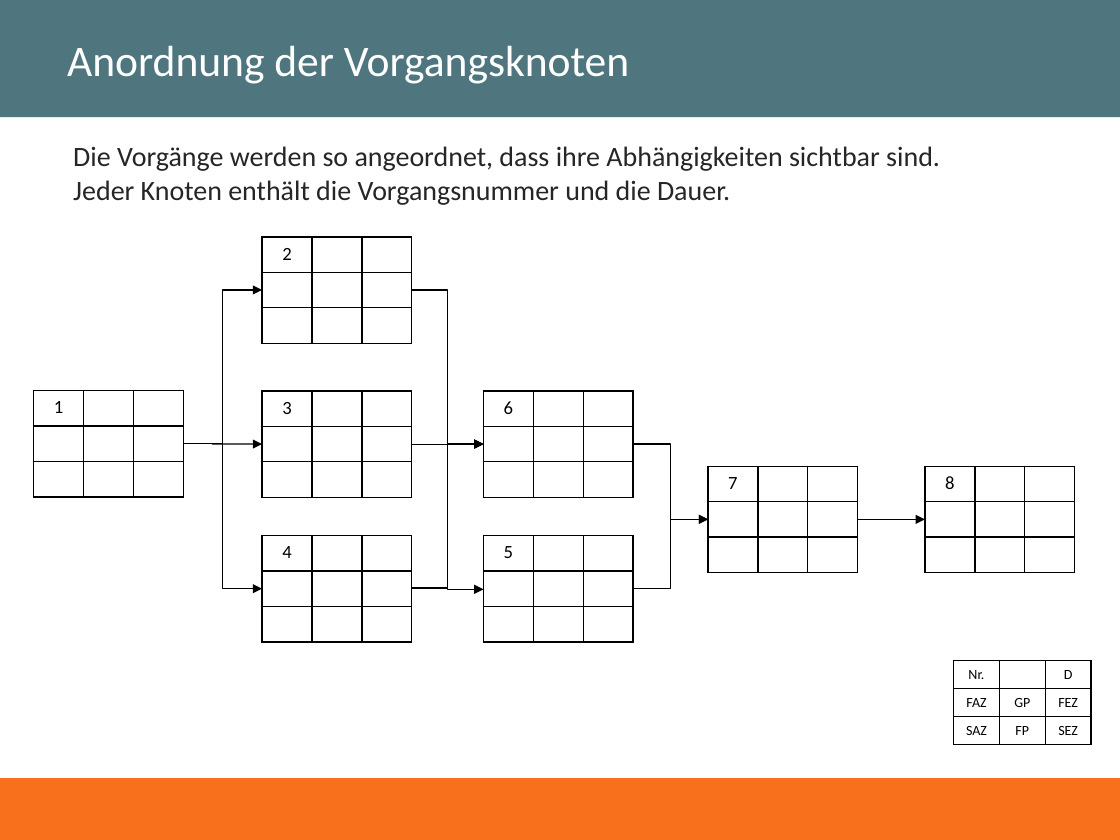
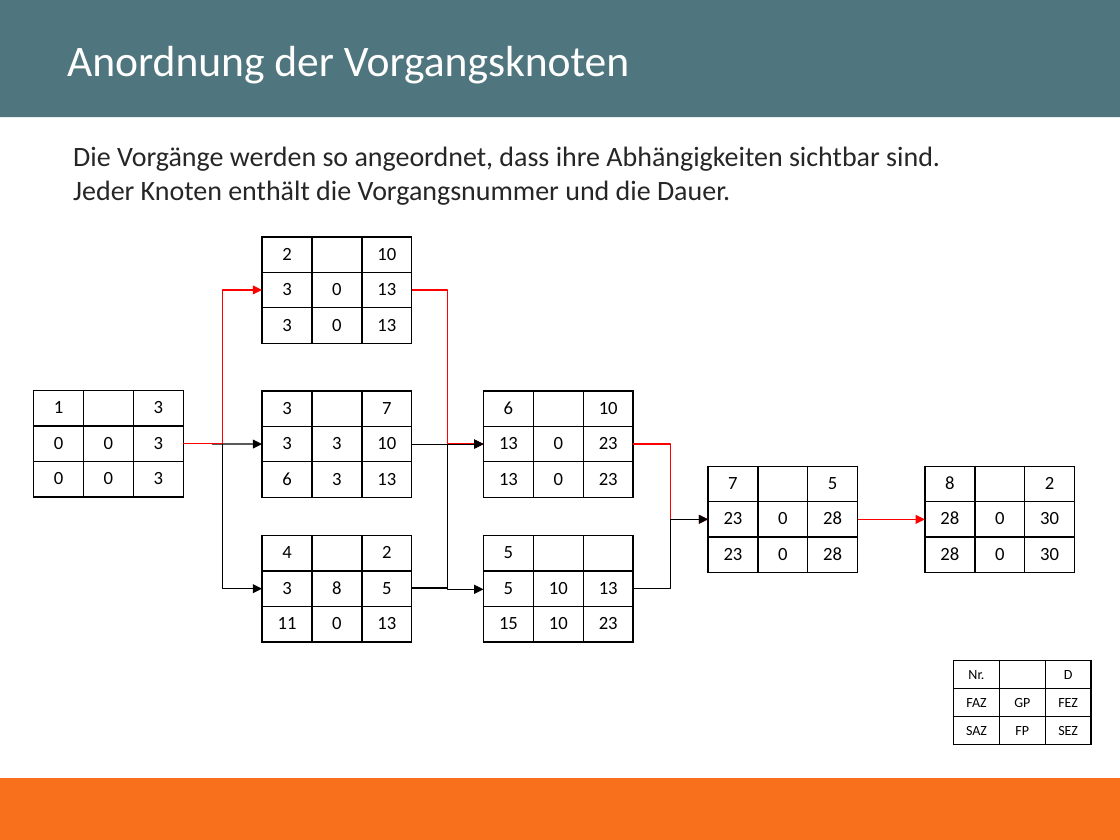
Before and after one commit to Matz21X/2023_24_4BHITS, a slide deck: slide 4 of ITP/Theorie/Uebung-Netzplantechnik-Aufgabenstellung.pptx. Drawn at 1120x840 pixels with LibreOffice and Linux fonts; fonts in the diff are those of the drawing. Boxes give left, top, right and bottom in pixels: in the first picture for what was removed or moved away, otherwise in the second. Text is boxed around its words. In the diff, an @@ line names an element or a change of style, - is before the commit and + after.

```diff
--- a/ITP/Theorie/Uebung-Netzplantechnik-Aufgabenstellung.pptx
+++ b/ITP/Theorie/Uebung-Netzplantechnik-Aufgabenstellung.pptx
@@ table at [262, 236, 413, 343] @@
-row 1, column 3: 
+row 1, column 3: 10
-row 2:  |  | 
+row 2: 3 | 0 | 13
-row 3:  |  | 
+row 3: 3 | 0 | 13
@@ elbow arrow (184, 444) - (262, 290): stroke #000000 0.75 pt to #FF0000 0.75 pt @@
@@ elbow arrow (412, 290) - (484, 444): stroke #000000 0.75 pt to #FF0000 0.75 pt @@
@@ table at [34, 391, 185, 497] @@
-row 1, column 3: 
+row 1, column 3: 3
-row 2:  |  | 
+row 2: 0 | 0 | 3
-row 3:  |  | 
+row 3: 0 | 0 | 3
@@ table at [262, 391, 413, 497] @@
-row 1, column 3: 
+row 1, column 3: 7
-row 2:  |  | 
+row 2: 3 | 3 | 10
-row 3:  |  | 
+row 3: 6 | 3 | 13
@@ table at [484, 391, 635, 497] @@
-row 1, column 3: 
+row 1, column 3: 10
-row 2:  |  | 
+row 2: 13 | 0 | 23
-row 3:  |  | 
+row 3: 13 | 0 | 23
@@ elbow arrow (633, 444) - (708, 520): stroke #000000 0.75 pt to #FF0000 0.75 pt @@
@@ table at [708, 466, 859, 572] @@
-row 1, column 3: 
+row 1, column 3: 5
-row 2:  |  | 
+row 2: 23 | 0 | 28
-row 3:  |  | 
+row 3: 23 | 0 | 28
@@ table at [925, 466, 1076, 572] @@
-row 1, column 3: 
+row 1, column 3: 2
-row 2:  |  | 
+row 2: 28 | 0 | 30
-row 3:  |  | 
+row 3: 28 | 0 | 30
@@ table at [262, 535, 413, 642] @@
-row 1, column 3: 
+row 1, column 3: 2
-row 2:  |  | 
+row 2: 3 | 8 | 5
-row 3:  |  | 
+row 3: 11 | 0 | 13
@@ table at [484, 535, 635, 642] @@
-row 2:  |  | 
+row 2: 5 | 10 | 13
-row 3:  |  | 
+row 3: 15 | 10 | 23
@@ arrow (858, 520) - (925, 520): stroke #000000 0.75 pt to #FF0000 0.75 pt @@
```
Also in this commit, not shown: 2 other files.
